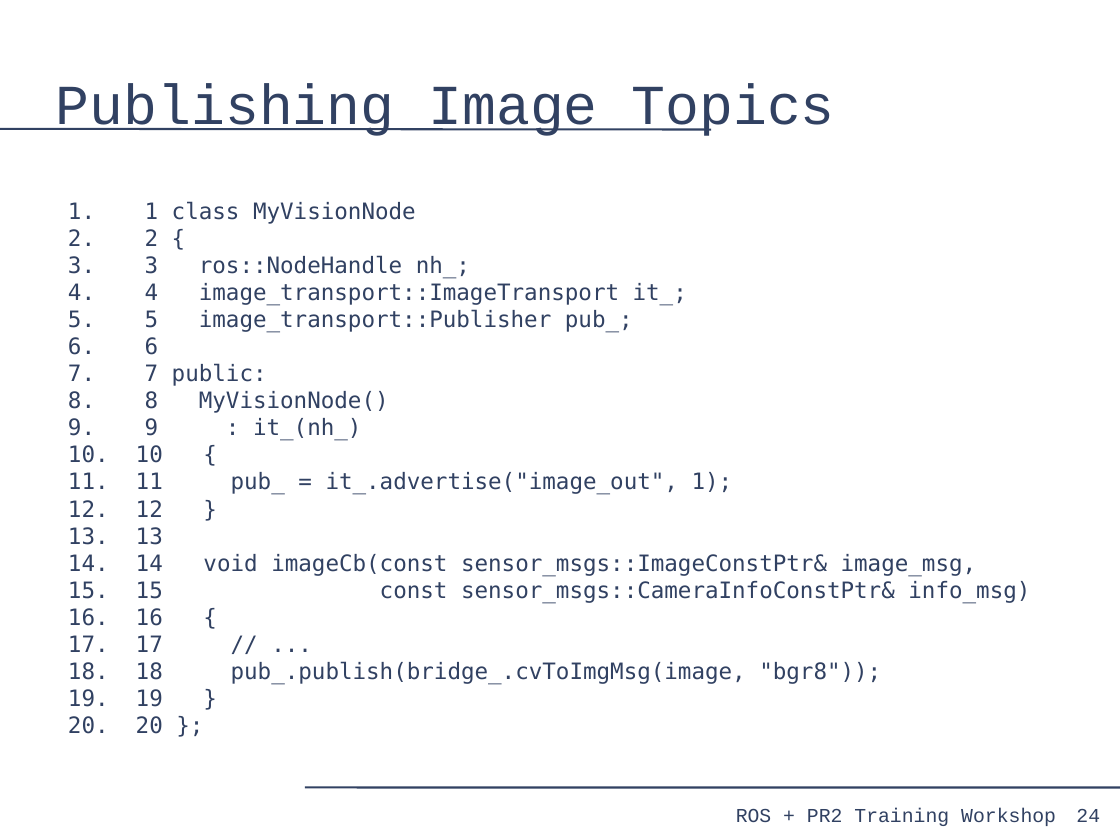
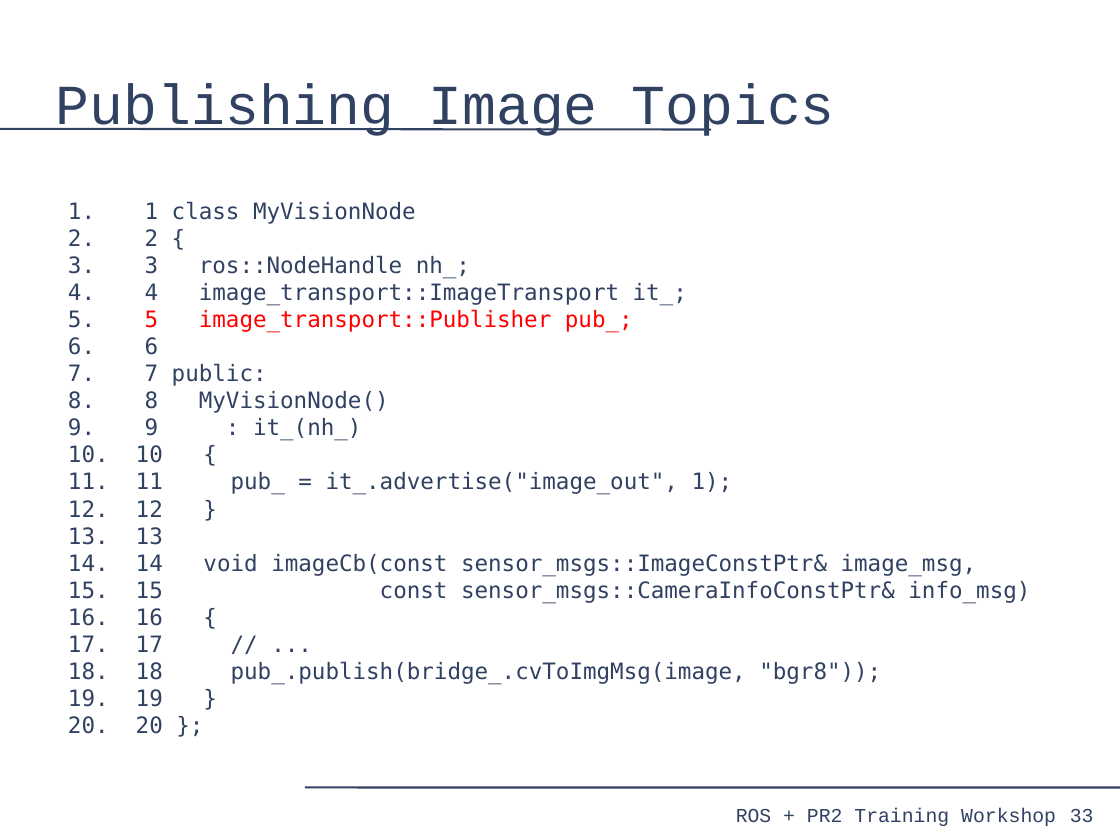
Before and after one commit to PR2/pr2_docs, a slide deck: slide 33 of pr2_training_workshop/processing_camera_data/slides.odp (slide 24 before the commit). Drawn at 1120x840 pixels with LibreOffice and Linux fonts; fonts in the diff are those of the drawing. Boxes give left, top, right and bottom in pixels: in the first picture for what was removed or moved away, otherwise in the second. Text is boxed around its words. In the diff, an @@ line names an element or a change of style, - is before the commit and + after.

```diff
--- a/pr2_training_workshop/processing_camera_data/slides.odp
+++ b/pr2_training_workshop/processing_camera_data/slides.odp
@@ text at [145,309,633,333]: text colour #314162 to #FF0000 in "5 image_transport::Publisher pub_;" @@
@@ page number added at [1070,809,1094,822], 14 pt, text #314162 @@
+33
@@ page number removed at [1076,809,1100,822] @@
-24
```
Also in this commit, not shown: 35 other slides changed, 11 slides added.
